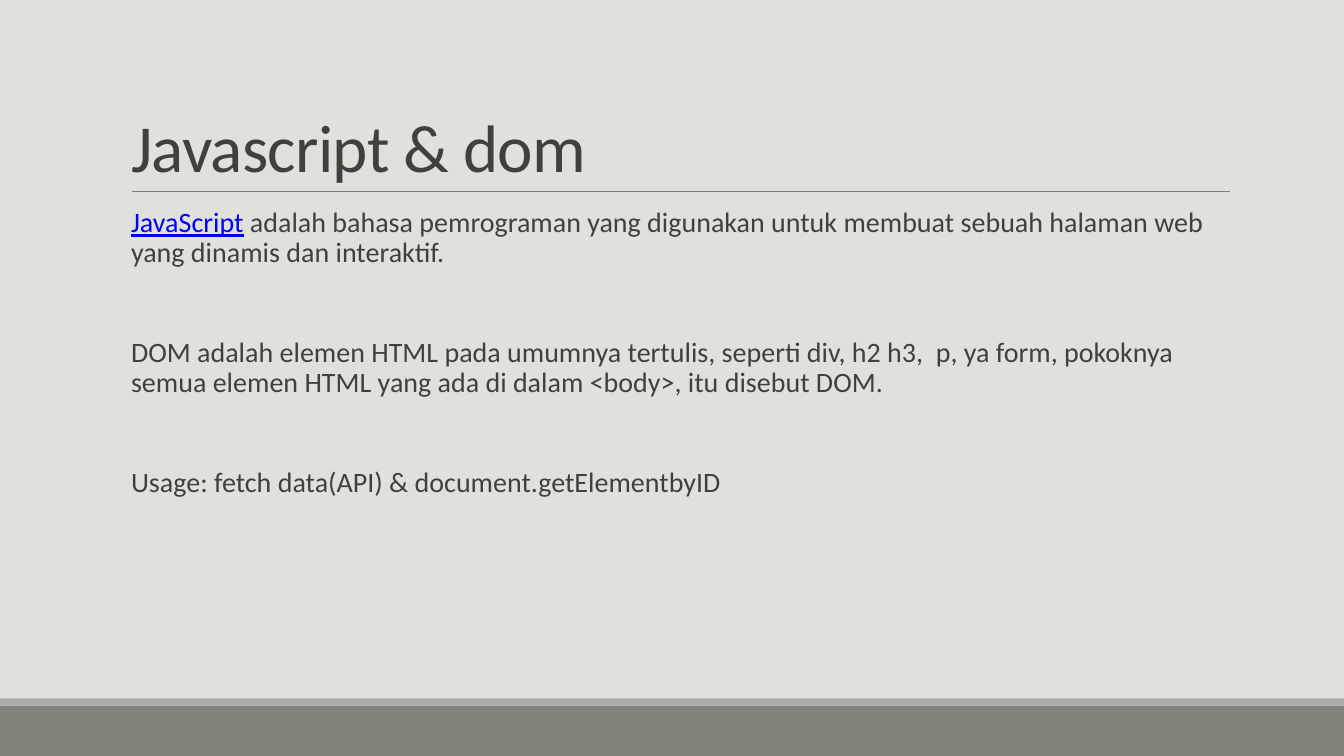
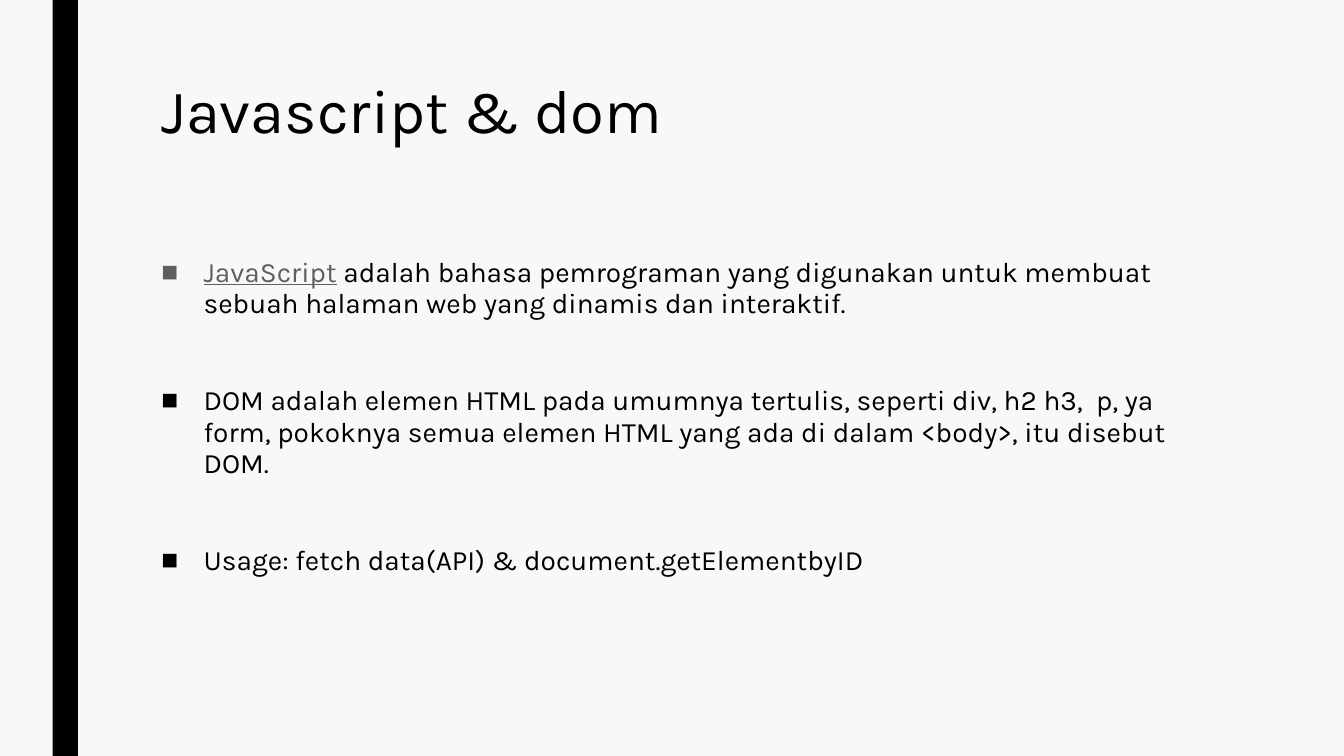
Before and after one commit to annisaaadindra/quotes-web-app, a slide deck: slide 5 of Annisaa Adindra Daulay.pptx. Drawn at 1344x756 pixels with LibreOffice and Linux fonts; fonts in the diff are those of the drawing. Boxes give left, top, right and bottom in pixels: in the first picture for what was removed or moved away, otherwise in the second. Text is boxed around its words. In the diff, an @@ line names an element or a change of style, - is before the commit and + after.

```diff
--- a/Annisaa Adindra Daulay.pptx
+++ b/Annisaa Adindra Daulay.pptx
@@ background #E1E1DB to #F8F8F8 @@
@@ rectangle added at <box>52,0,78,756</box>, fill #000000 @@
@@ title "Javascript & dom": place and size @@
-title "Javascript & dom" at <box>131,125,586,183</box>
+title "Javascript & dom" at <box>161,90,662,148</box>
@@ title "Javascript & dom" at <box>161,90,662,148</box>: size 48 to 44 pt, font Calibri to Karla, text colour #404040 to #000000, letter spacing -0.5 to 0 pt; line spacing 0.85 to 0.89; vertical alignment bottom to top @@
@@ line removed from (132, 192) to (1231, 192) @@
@@ text "JavaScript adalah bahasa pemrograman yang ...": place and size @@
-text "JavaScript adalah bahasa pemrograman yang ..." at <box>131,212,1202,497</box>
+text "JavaScript adalah bahasa pemrograman yang ..." at <box>204,262,1165,577</box>
@@ text "JavaScript adalah bahasa pemrograman yang ..." at <box>204,262,1165,577</box>: font Calibri to Karla, text colour #404040 to #000000; text colour #0000FF to #5F5F5F in "JavaScript"; bullet   to ■; line spacing 0.9 to 0.94; less space between paragraphs @@
@@ rectangle removed at <box>0,706,1344,756</box> @@
@@ rectangle removed at <box>0,699,1344,706</box> @@
```
Also in this commit, not shown: 7 other slides changed, 1 other file.
